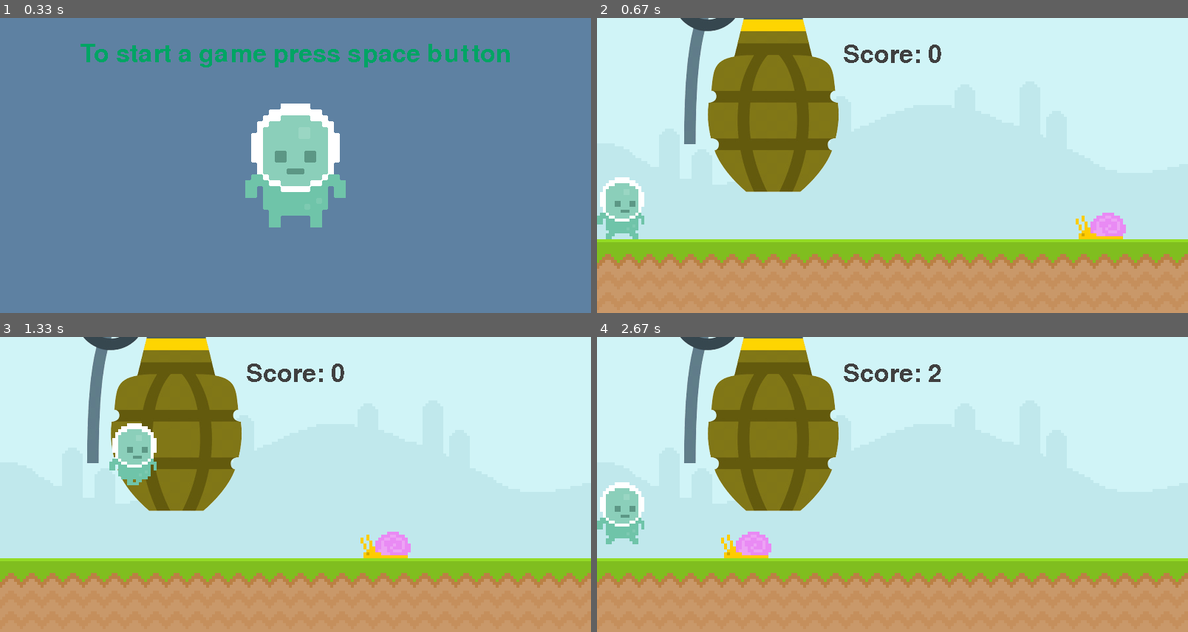
Above: before the commit, frames 1-4 (two rows, left to right).
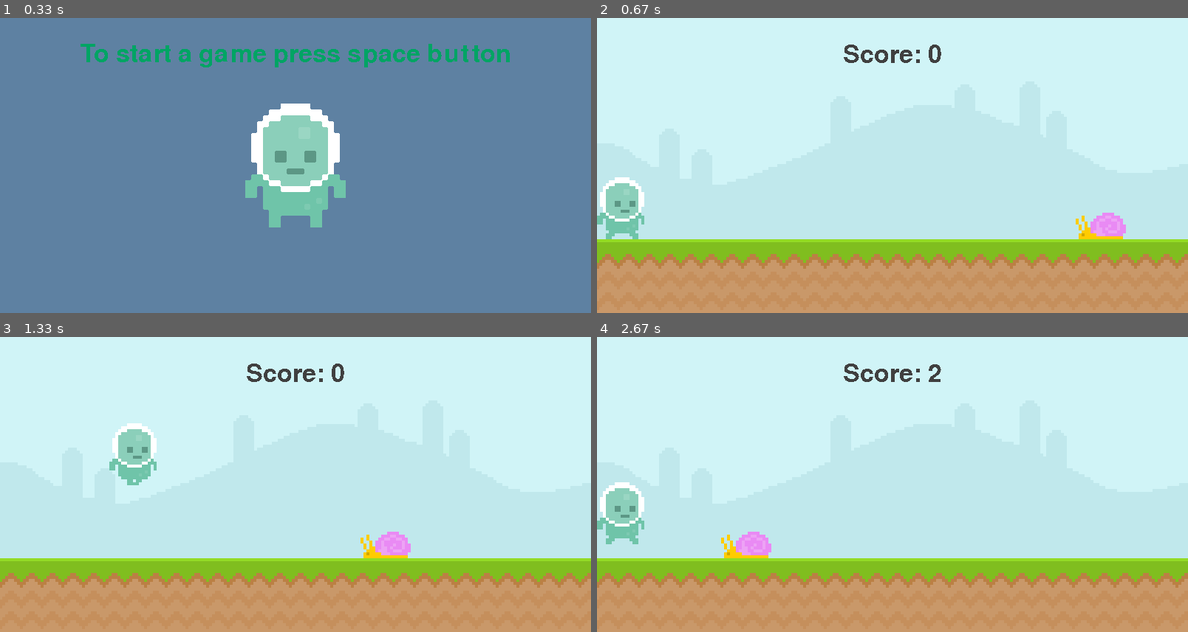
Above: after the commit, the same moments.

Repository: finziamit/PyGame
Game: pygame game, started from first_game.py
The game is run twice, just before and just after one commit, with the same random seed, the same clock (stepped at 60 frames per second) and the same inputs.
Inputs:
- Up to frame 1 (0.33 s): no input
- Up to frame 2 (0.67 s): tap Space at 0.33 s
- Up to frame 3 (1.33 s): hold Right 0.67-1.13 s; hold Right from 1.17 s (still down); tap Space at 1.23 s
- Up to frame 4 (2.67 s): tap Space at 1.53, 1.73, 2.03, 2.3, 2.6 s; release Right at 1.63 s; hold Left 1.67-2.2 s; hold Left 2.23-2.63 s

Frame 1 is identical in both runs. In frame 2, 11% of the frame differs, in the area x 14-41%, y 0-59%; in frame 3, 10%; in frame 4, 11%.

Commit message:
Fixing grenade throw abillity

Diff:
--- a/first_game.py
+++ b/first_game.py
@@ -37,15 +37,17 @@
 player_surface = pygame.image.load('graphics/Player/player_walk_1.png').convert_alpha()
 player_rect = player_surface.get_rect(bottomright = (80,ground_height))
 
+# Grenade logo
+grenade_logo_surface = pygame.image.load('graphics/Grenade/grenade.png').convert_alpha()
+grenade_logo_surface = pygame.transform.scale_by(grenade_logo_surface, 0.08)
+grenade_empty_logo_surface = grenade_logo_surface.copy()
+grenade_empty_logo_surface.set_colorkey(empty)
+grenade_logo_rect = grenade_logo_surface.get_rect(topleft=(20,20))
+
 # Grenade
 grenade_surface = pygame.image.load('graphics/Grenade/grenade.png').convert_alpha()
 grenade_surface = pygame.transform.scale_by(grenade_surface, 0.1)
 grenade_rect = grenade_surface.get_rect(midleft=(-100, -100))
-
-# Grenade logo
-grenade_logo_surface = grenade_surface = pygame.image.load('graphics/Grenade/grenade.png').convert_alpha()
-grenade_logo_surface = pygame.transform.scale_by(grenade_surface, 0.06)
-grenade_logo_rect = grenade_logo_surface.get_rect(topleft=(5,5))
 
 player_gravity = 0
 player_walking_mod = 1
@@ -121,6 +123,10 @@
         if top_score != 0 and top_score % 10 == 0 and not has_grenade: has_grenade = True
 
         # if player has grenade
+        if has_grenade:
+            screen.blit(grenade_logo_surface, grenade_logo_rect)
+        else:
+            screen.blit(grenade_empty_logo_surface, grenade_rect)
 
         snail_rect.x -= step_size
         if snail_rect.right <= 0: snail_rect.left = screen_width
